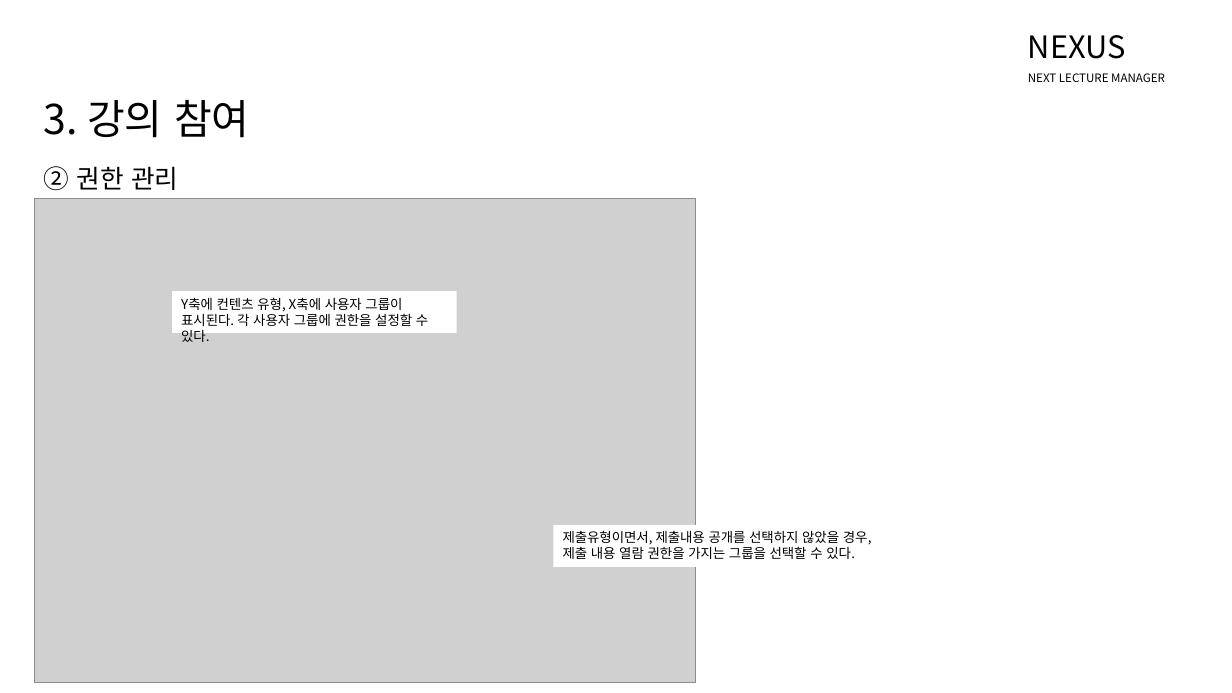
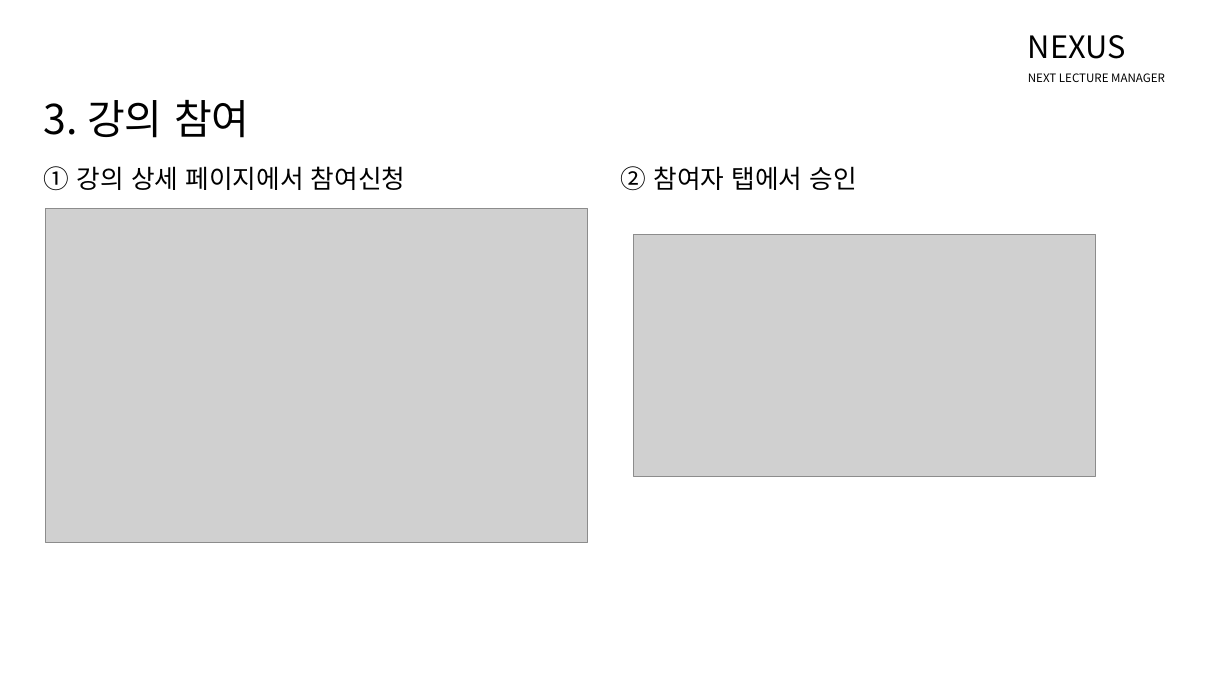
Before and after one commit to NHNNEXT/2015-03-REAL-TUTU, a slide deck: slide 11 of Nexus.pptx. Drawn at 1232x693 pixels with LibreOffice and Linux fonts; fonts in the diff are those of the drawing; grey boxes stand for pictures. Boxes give left, top, right and bottom in pixels: in the first picture for what was removed or moved away, otherwise in the second. Text is boxed around its words. In the diff, an @@ line names an element or a change of style, - is before the commit and + after.

```diff
--- a/Nexus.pptx
+++ b/Nexus.pptx
@@ text at (44, 166, 406, 191): text changed @@
-② 권한 관리
+① 강의 상세 페이지에서 참여신청
@@ text added at (621, 166, 857, 191), 20 pt, text #000000 @@
+② 참여자 탭에서 승인
@@ picture: place and size @@
-picture at (34, 199, 696, 683)
+picture at (45, 208, 588, 543)
@@ picture added at (634, 235, 1096, 477) @@
@@ rectangle removed at (172, 291, 457, 333) @@
-Y축에 컨텐츠 유형, X축에 사용자 그룹이 표시된다. 각 사용자 그룹에 권한을 설정할 수 있다.
@@ rectangle removed at (554, 525, 891, 567) @@
-제출유형이면서, 제출내용 공개를 선택하지 않았을 경우, 제출 내용 열람 권한을 가지는 그룹을 선택할 수 있다.
```
Also in this commit, not shown: 1 other slide changed, 7 slides added.
